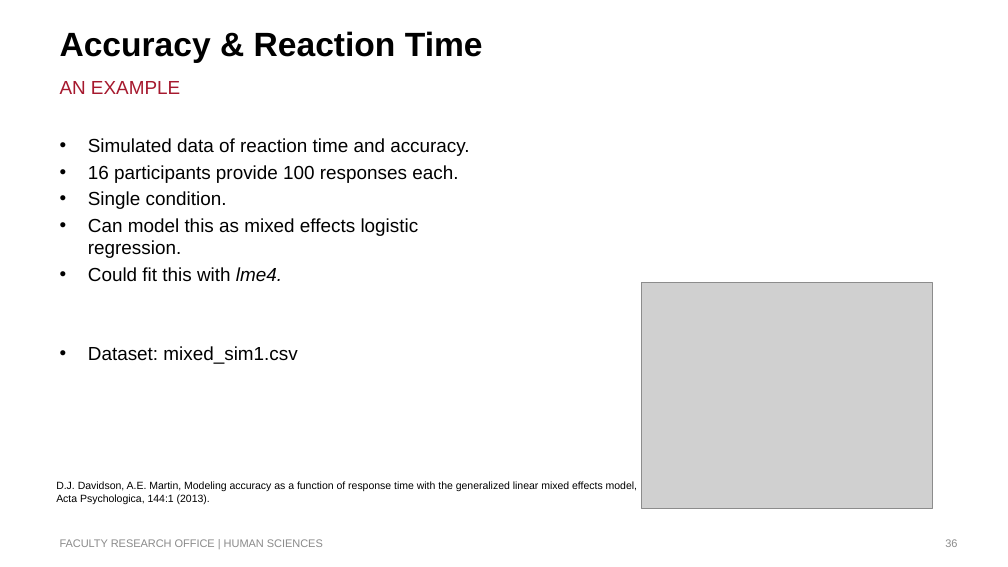
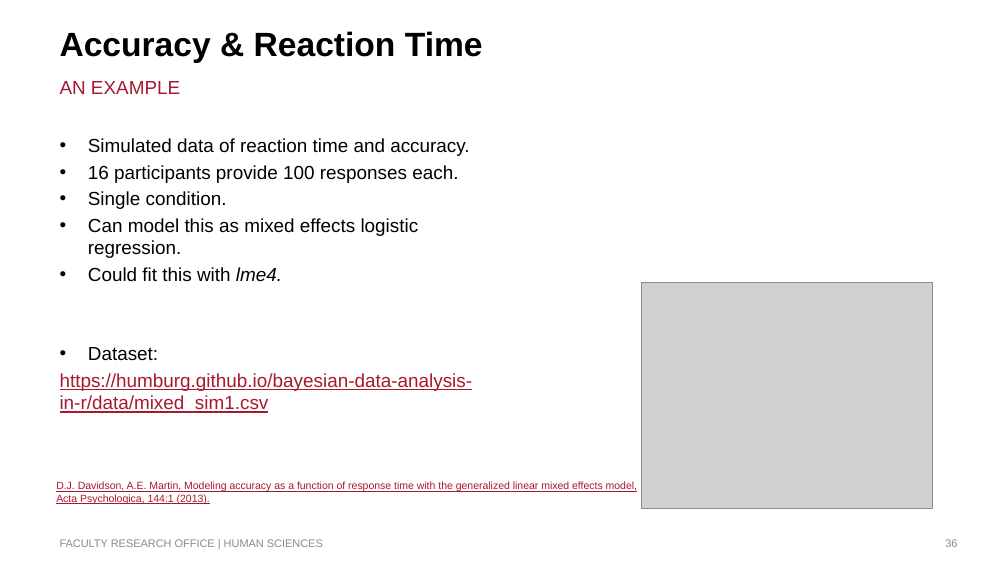
Before and after one commit to humburg/bayesian-data-analysis-in-r, a slide deck: slide 36 of Bayesian Data Analysis in R.pptx. Drawn at 1008x567 pixels with LibreOffice and Linux fonts; fonts in the diff are those of the drawing; grey boxes stand for pictures; background and template pictures are left out. Boxes give left, top, right and bottom in pixels: in the first picture for what was removed or moved away, otherwise in the second. Text is boxed around its words. In the diff, an @@ line names an element or a change of style, - is before the commit and + after.

```diff
--- a/Bayesian Data Analysis in R.pptx
+++ b/Bayesian Data Analysis in R.pptx
@@ text at [60, 347, 473, 413]: text changed; text colour #000000 to #A6192E @@
-• Dataset: mixed_sim1.csv
+• Dataset:
+https://humburg.github.io/bayesian-data-analysis-in-r/data/mixed_sim1.csv
@@ text "D.J. Davidson, A.E. Martin, Modeling ..." at [56, 481, 637, 504]: text colour #000000 to #A6192E, underline on @@
```
Also in this commit, not shown: 2 other slides changed, 10 other files.
